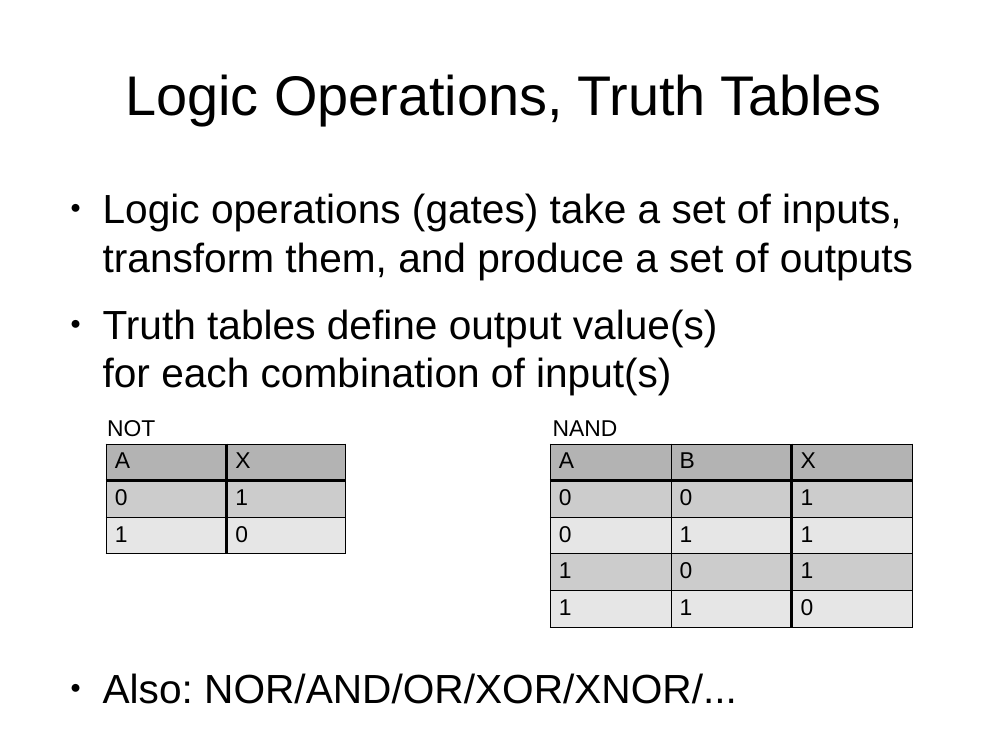
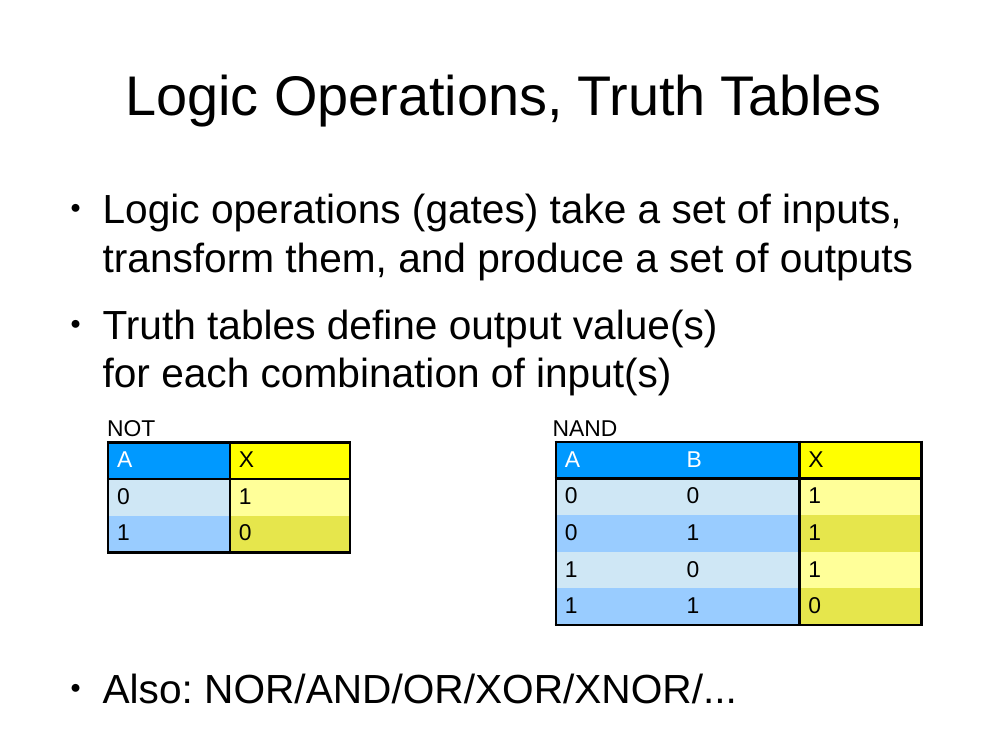
Before and after one commit to swarren/presentations, a slide deck: slide 4 of lcs-digital-logic-build-a-not-nand-gate-from-mosfets/lcs-digital-logic-build-a-not-nand-gate-from-mosfets.odp. Drawn at 1008x756 pixels with LibreOffice and Linux fonts; fonts in the diff are those of the drawing. Boxes give left, top, right and bottom in pixels: in the first picture for what was removed or moved away, otherwise in the second. Text is boxed around its words. In the diff, an @@ line names an element or a change of style, - is before the commit and + after.

Commit message:
Fix consistency of colors in logic gate truth tables

```diff
--- a/lcs-digital-logic-build-a-not-nand-gate-from-mosfets/lcs-digital-logic-build-a-not-nand-gate-from-mosfets.odp
+++ b/lcs-digital-logic-build-a-not-nand-gate-from-mosfets/lcs-digital-logic-build-a-not-nand-gate-from-mosfets.odp
@@ table at [108,443,349,551] @@
@@ fill #B3B3B3 to #0099FF in row 1, column 1 @@
@@ fill #B3B3B3 to #FFFF00 in row 1, column 2 @@
@@ fill #CCCCCC to #CFE7F5 in row 2, column 1 @@
@@ fill #CCCCCC to #FFFF99 in row 2, column 2 @@
@@ fill #E6E6E6 to #99CCFF in row 3, column 1 @@
@@ fill #E6E6E6 to #E6E64C in row 3, column 2 @@
@@ text colour #000000 to #FFFFFF in "A" @@
@@ borders changed @@
@@ table at [556,442,921,620] @@
@@ fill #B3B3B3 to #0099FF in 2 cells @@
@@ fill #B3B3B3 to #FFFF00 in row 1, column 3 @@
@@ fill #CCCCCC to #CFE7F5 in 4 cells @@
@@ fill #CCCCCC to #FFFF99 in 2 cells @@
@@ fill #E6E6E6 to #99CCFF in 4 cells @@
@@ fill #E6E6E6 to #E6E64C in 2 cells @@
@@ text colour #000000 to #FFFFFF in "A", "B" @@
@@ borders changed @@
@@ table: place and size @@
-table at [550,444,912,620]
+table at [556,442,921,620]
```
Also in this commit, not shown: 4 other slides changed, 1 other file.
